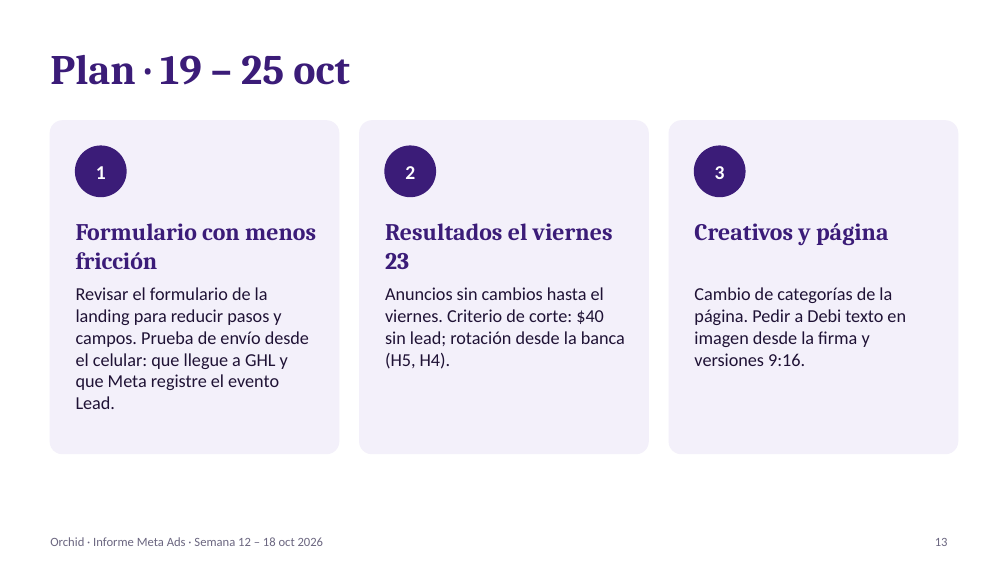
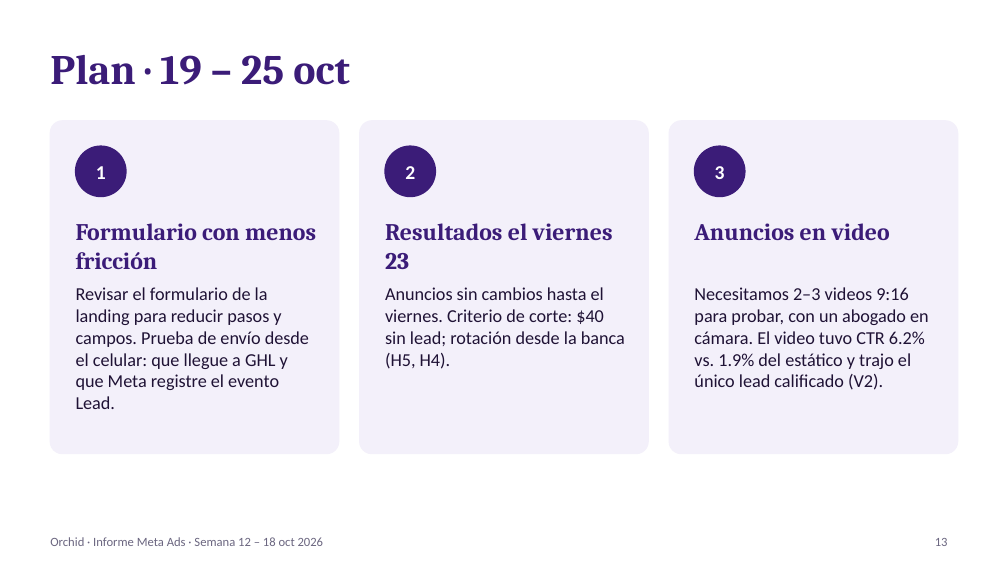
Before and after one commit to manlizard-sys/MetaADS2026, a slide deck: slide 13 of build/reports/informes/Informe_Meta_Ads_Orchid_2026-10-19.pptx. Drawn at 1008x567 pixels with LibreOffice and Linux fonts; fonts in the diff are those of the drawing. Boxes give left, top, right and bottom in pixels: in the first picture for what was removed or moved away, otherwise in the second. Text is boxed around its words. In the diff, an @@ line names an element or a change of style, - is before the commit and + after.

```diff
--- a/build/reports/informes/Informe_Meta_Ads_Orchid_2026-10-19.pptx
+++ b/build/reports/informes/Informe_Meta_Ads_Orchid_2026-10-19.pptx
@@ text at box(694, 223, 890, 240): text changed @@
-Creativos y página
+Anuncios en video
@@ text at box(694, 287, 929, 390): text changed @@
-Cambio de categorías de la página. Pedir a Debi texto en imagen desde la firma y versiones 9:16.
+Necesitamos 2–3 videos 9:16 para probar, con un abogado en cámara. El video tuvo CTR 6.2% vs. 1.9% del estático y trajo el único lead calificado (V2).
```
Also in this commit, not shown: 1 other slide changed, 3 other files.
